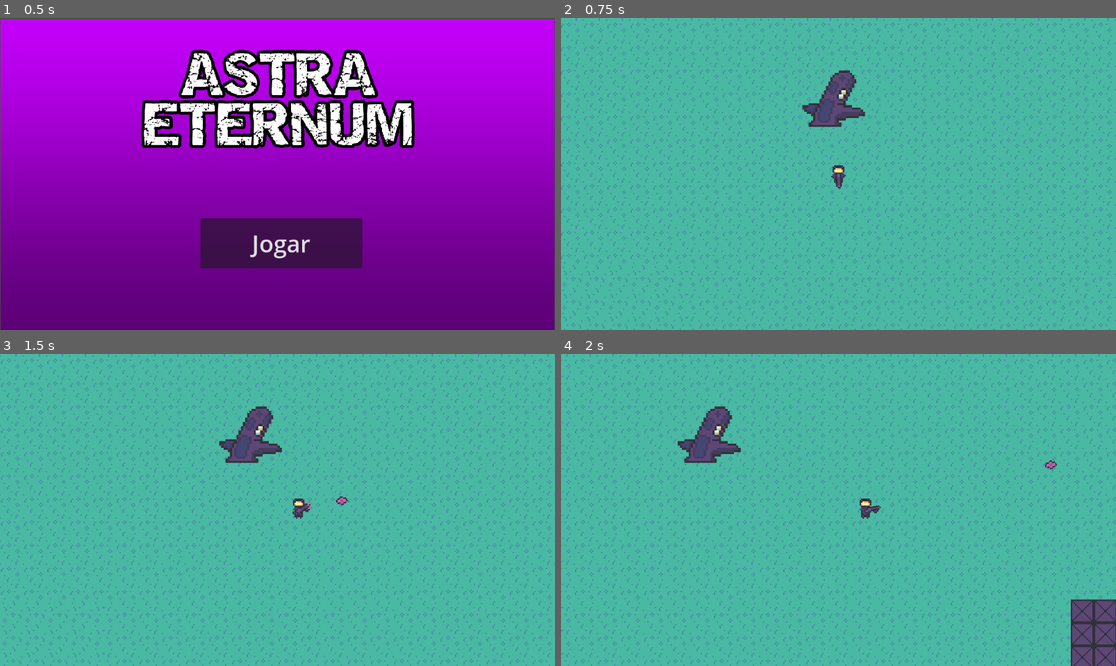
Above: before the commit, frames 1-4 (two rows, left to right).
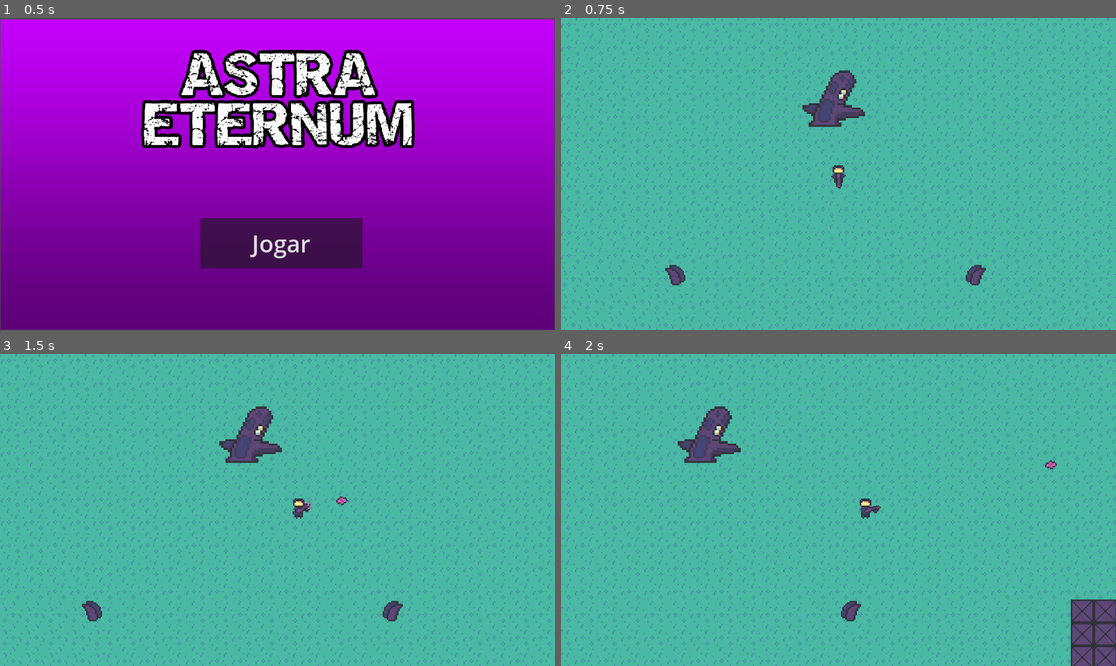
Above: after the commit, the same moments.

Repository: Pedr0P4/AstraEternum
Game: Godot game, scene res://Scenes/menu.tscn
Same seed, same stepped clock (60 frames per second), same inputs: the game is played once before the commit and once after it. The engine's default icon, where the game draws it, is replaced by a stand-in: a white triangle on a blue panel in a dark square.
Inputs (mouse positions are in pixels of both pictures, inside the frame that each line leads up to):
- Up to frame 1 (0.5 s): no input
- Up to frame 2 (0.75 s): click "Jogar" at 0.5 s
- Up to frame 3 (1.5 s): tap Enter at 1.25 s; move the mouse to (399, 494) at 1.27 s; hold D (right) from 1.28 s (still down); click (399, 494) at 1.35 s
- Up to frame 4 (2 s): keep holding D (right)

Frame 1 is identical in both runs. In frame 2, 0.3% of the frame differs, in the area x 18-77%, y 79-86%; in frame 3, 0.3%; in frame 4, 0.2%.
Error before the commit: Parse Error: Identifier "padding" not declared in the current scope. (res://Scripts/level.gd:163)

Commit message:
Tentando ajeitar essa bomba q deu no game

Diff:
--- a/Scripts/level.gd
+++ b/Scripts/level.gd
@@ -1,9 +1,10 @@
+@tool
 extends TileMapLayer
 class_name Region
 
 @export var length: Vector2i
 @export var item: PackedScene
-var item_inst;
+var item_inst
 
 func divide_room(room: Rect2i) -> Array[Rect2i]:
 	var axis: StringName = "x" if room.size.x >= room.size.y else "y"
@@ -36,64 +37,17 @@
 	return divisions
 
 
-func cut_rooms(rooms: Array[Rect2i]) -> Array[Rect2i]:
-	var rng := RandomNumberGenerator.new()
-	for i in range(rooms.size()):
-		var top_left_padding: Vector2i
-		if rooms[i].position == Vector2i.ZERO:
-			top_left_padding = Vector2i.ZERO
-		elif rooms[i].size.x <= 5:
-			top_left_padding = Vector2i.ONE
-		else:
-			top_left_padding = Vector2i(rng.randi_range(1,2), rng.randi_range(1,2))
-
-		var bottom_right_padding: Vector2i
-		if rooms[i].size.y <= 5:
-			bottom_right_padding = Vector2i.ONE
-		else:
-			bottom_right_padding = Vector2i(rng.randi_range(1,2), rng.randi_range(1,2))
-
-		rooms[i].position += top_left_padding
-		rooms[i].size -= bottom_right_padding
-	return rooms
-
-
 func generate_dungeon(iterations: int, size: Vector2) -> Array[Rect2i]:
 	var divisions := subdivide_dungeon(iterations, size)
 	var leaf_start := 2 ** iterations - 1
-	var divisions_leafs = divisions.slice(leaf_start)
-	var rooms = cut_rooms(divisions_leafs)
-
-	for x in range(-3, length.x + 3):
-		for y in range(-3, length.y + 3):
-			set_cell(Vector2(x, y), 0, Vector2(1, 0))
-
-	for r in rooms:
-		for x in range(r.position.x, r.end.x):
-			for y in range(r.position.y, r.end.y):
-				set_cell(Vector2(x, y), 0, Vector2(0, 0))
-
-	var num_parents = (rooms.size() - 1) / 2
-	for i in range(num_parents + 1):
-		var parent_room = rooms[i]
-
-		var left_child_idx = 2 * i + 1
-		if left_child_idx < rooms.size():
-			var left_child_room = rooms[left_child_idx]
-			create_corridor_between(parent_room, left_child_room)
-
-		var right_child_idx = 2 * i + 2
-		if right_child_idx < rooms.size():
-			var right_child_room = rooms[right_child_idx]
-			create_corridor_between(parent_room, right_child_room)
-	return rooms
+	return divisions.slice(leaf_start)
 
 
 func create_horizontal_tunnel(x1: int, x2: int, y: int):
 	for x in range(min(x1, x2), max(x1, x2) + 1):
 		set_cell(Vector2(x, y), 0, Vector2(0, 0))
 
-
+# Desenha um túnel vertical
 func create_vertical_tunnel(y1: int, y2: int, x: int):
 	for y in range(min(y1, y2), max(y1, y2) + 1):
 		set_cell(Vector2(x, y), 0, Vector2(0, 0))
@@ -111,10 +65,7 @@
 		create_horizontal_tunnel(center_a.x, center_b.x, center_b.y)
 
 
-@onready var enemy_scene := preload("res://Scenes/enemy.tscn")
 var rooms: Array[Rect2i]
-var enemies: Array[Resource]
-
 
 func place_item_in_random_distant_room():
 	var rng := RandomNumberGenerator.new()
@@ -141,7 +92,7 @@
 	# Instanciar item no centro da sala
 	if item:
 		var item_instance = item.instantiate()
-		item_inst = item_instance
+		item_inst = item_instance;
 		var center = chosen_room.get_center()
 		item_instance.position = Vector2(center) * Vector2(tile_size) + Vector2(tile_size) / 2
 		add_child(item_instance)
@@ -151,13 +102,21 @@
 func _ready():
 	var rng := RandomNumberGenerator.new()
 	var split_count := 4
+
 	rooms = generate_dungeon(split_count, length)
 
+	for x in range(length.x):
+		for y in range(length.y):
+			set_cell(Vector2(x, y), 0, Vector2(1, 0))
+
 	for r in rooms:
-		for i in rng.randi_range(3, 5):
-			var x = randi_range(r.position.x, r.position.x + r.size.x - 1)
-			var y = randi_range(r.position.y, r.position.y + r.size.y - 1)
-
+		var padding: Vector4i
+		if r.size.x <= 5:
+			padding.w = 1
+			padding.x = 1
+		else:
+			padding.w = rng.randi_range(1,2)
+			padding.x = rng.randi_range(1,2)
 
 		if r.size.y <= 5:
 			padding.y = 1
